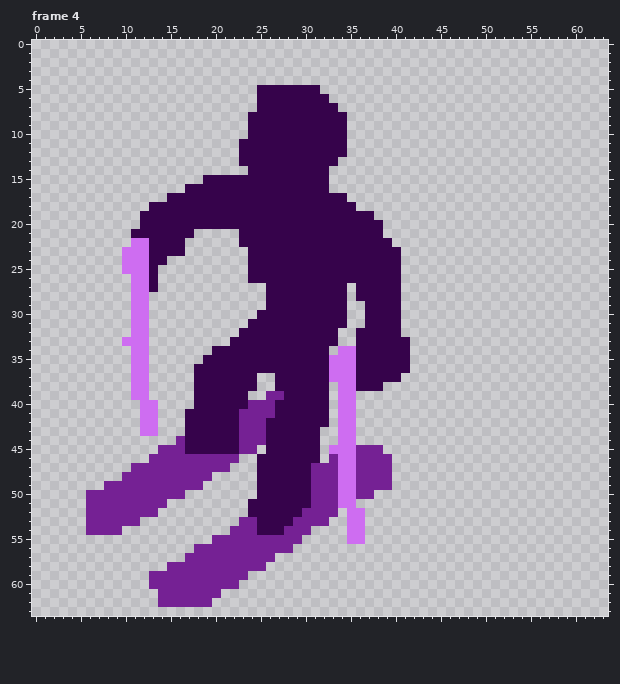
One commit to this pixel-art file: Assets/Aseprite/PlayerTemplate.aseprite. That is the earlier state.
64x64 pixels, 9 frames. Shown: frame 4. The commit also changed other frames, which this record leaves out.
New version:
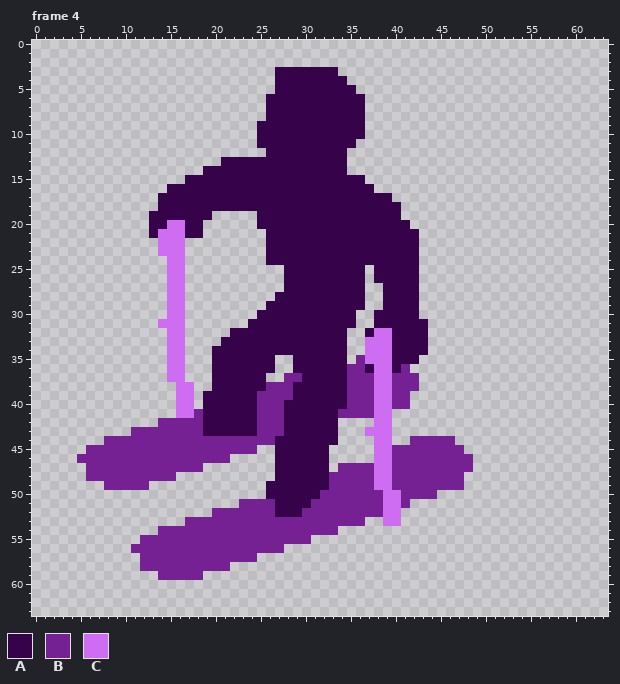
Palette (. is transparent): A #36034b  B #752194  C #ce6df1
Changes in this commit:
Changed rows in their new state; - is an unchanged pixel.
Frame 4, layers "Sticks", "Body", "Ski":
first column x 5:
 3 ----------------------AAAAAAA---------------
 4 ----------------------AAAAAAAA--------------
 5 --------------------..-----AAAA-------------
 6 --------------------.-------AAAA------------
 7 --------------------.--------AAA------------
 8 -------------------..---------AA------------
 9 -------------------.----------AA------------
10 -------------------.----------AA------------
11 ------------------..----------A-------------
12 ------------------...-----------------------
13 ----------------AA-----------A--------------
14 --------------AAAAA---------AA--------------
15 ------------AA--------------AAAA------------
16 ----------AA----------------AAAAA-----------
17 ---------A--------------------AAAAA---------
18 --------.----------------------AAAAA--------
19 -------.-------.....-------------AAA--------
20 -------.--CC--......--------------AAA-------
21 ------..-CCC-A----...-------------AAAA------
22 ------...CCC------...--------------AAA------
23 -----....CCC-------..---------------AA------
24 -----.....CC-------..---------------AA------
25 -----....-CC-------....---------.---AA------
26 ------...-CC-------....---------.---AA------
27 ------...-CC---------..-------A-..--AA------
28 ------..--CC---------.--------A-..--AA------
29 ------..--CC------------------AA..--AA------
30 ------..--CC------------------A-.---AA------
31 ------..-CCC------------------A-.---AAA-----
32 ------..--CC-----A-----------A-.-CC-AAA-----
33 -----...--CC----A------------A-.CCC--AA-----
34 ------..--CC----------------AA..CCC--AA-----
35 ------..--CC--.-------..----AA.BCCC--A------
36 ------..--CC-..-------..----AABB-CC-B-------
37 ------..--CC-..-----A-.BB---AABBBCCBBB------
38 ------..---CC..-----ABBB----AABBBCCBBB------
39 ------..---CC.-----AB--B----AABBBCCBB-------
40 -------..--CC.-----A--B-----AABBBCCBB-------
41 -------..--CCB----AA--B-----ABBBBCC---------
42 -------..BBBBB----AA-BB-----A..--CC---------
43 ------BBBBBBBB----AA-BB----AA..-CCC---------
44 ---BBBBBBBB-BBBBBB---B-----AA..--CC--BBBBB--
45 -BBBBBBBB---BBBBBB---.-----A.....CCBBBBBBBB-
46 BBBBBBBB---------.--..-----A.....CCBBBBBBBBB
47 -BBBBB--------...---..----AA.BB--CCBBBBBBBBB
48 -BBBB------....-----..----AA-BB--CCBBBBBBBB-
49 --------......------.-----AA-BB--CCBBBBBBBB-
50 -...........--------.-----A--BB--BCCBBBB----
51 -.........--------BBBB-------BBBBBCCB-------
52 -........------BBBBBBB-------BBBBBCC--------
53 -......-----BBBBBB--BBBB----BBBB--CC--------
54 -....----BBBBBBBB---BBB---BBB-..------------
55 -------BBBBBBBB----------B----..------------
56 ------BBBBBBB----------.--------------------
57 -------BBBBB--------..----------------------
58 -------BBB-------....-----------------------
59 --------.-----.....-------------------------
60 --------..........--------------------------
61 ---------.......----------------------------
62 ---------......-----------------------------
Boxes around the changes in both pictures, in picture pixels (x1, y1, x2, y2):
changed: (77, 67, 473, 607)
